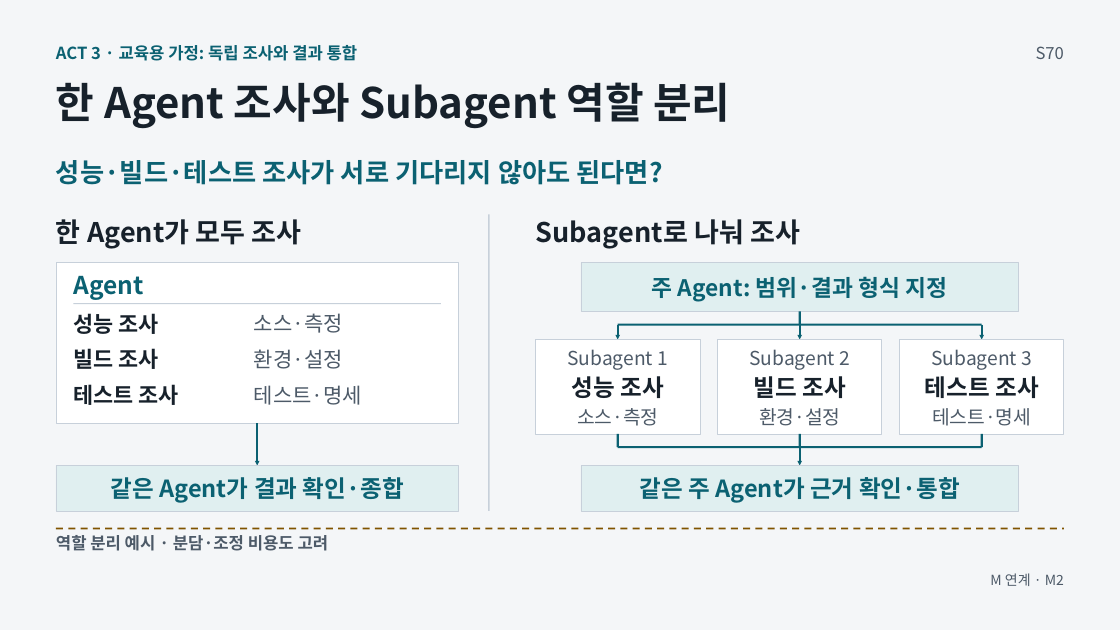
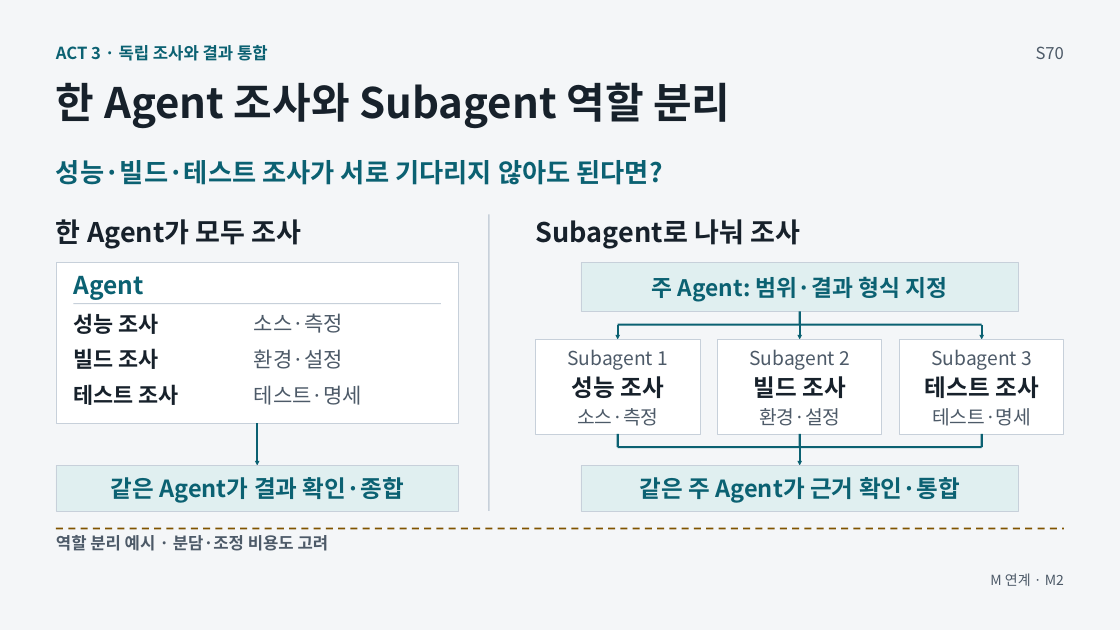
Before and after one commit to GideokKim/ai-dev-training, a slide deck: slide 11 of production/ACT_3.pptx. Drawn at 1120x630 pixels with LibreOffice and Linux fonts; fonts in the diff are those of the drawing. Boxes give left, top, right and bottom in pixels: in the first picture for what was removed or moved away, otherwise in the second. Text is boxed around its words. In the diff, an @@ line names an element or a change of style, - is before the commit and + after.

```diff
--- a/production/ACT_3.pptx
+++ b/production/ACT_3.pptx
@@ text at bbox=[56, 45, 268, 61]: text changed @@
-ACT 3 · 교육용 가정: 독립 조사와 결과 통합
+ACT 3 · 독립 조사와 결과 통합
```
Also in this commit, not shown: 1 other slide changed, 39 other files.
